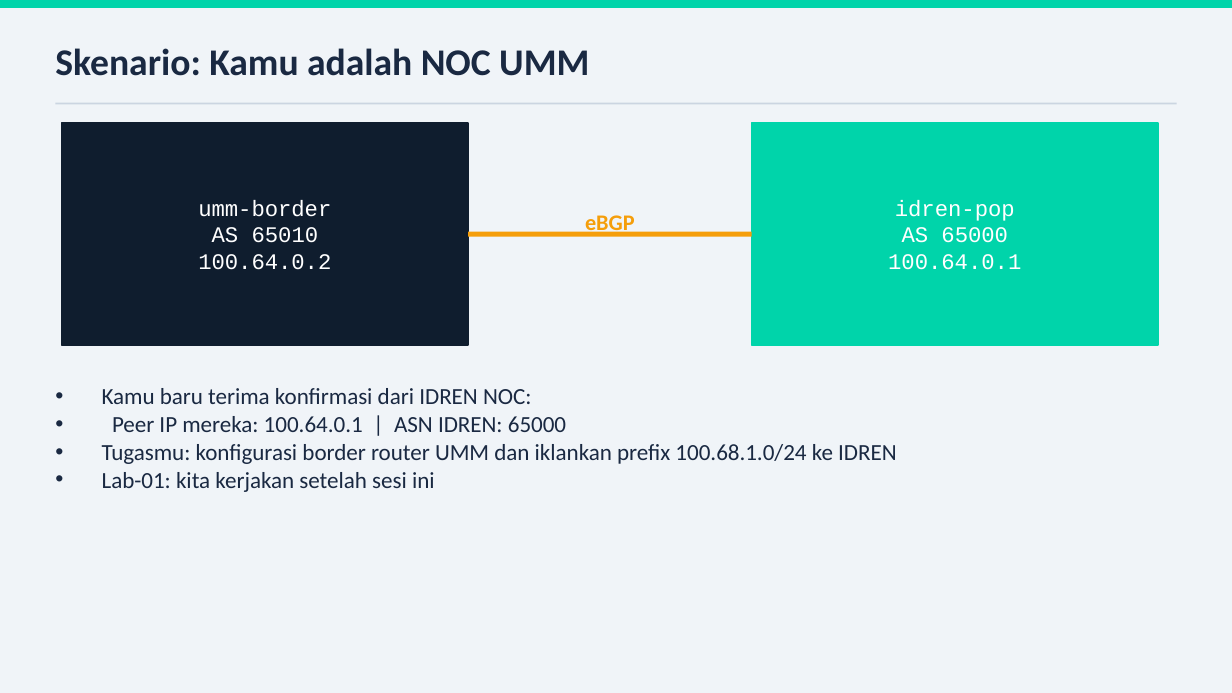
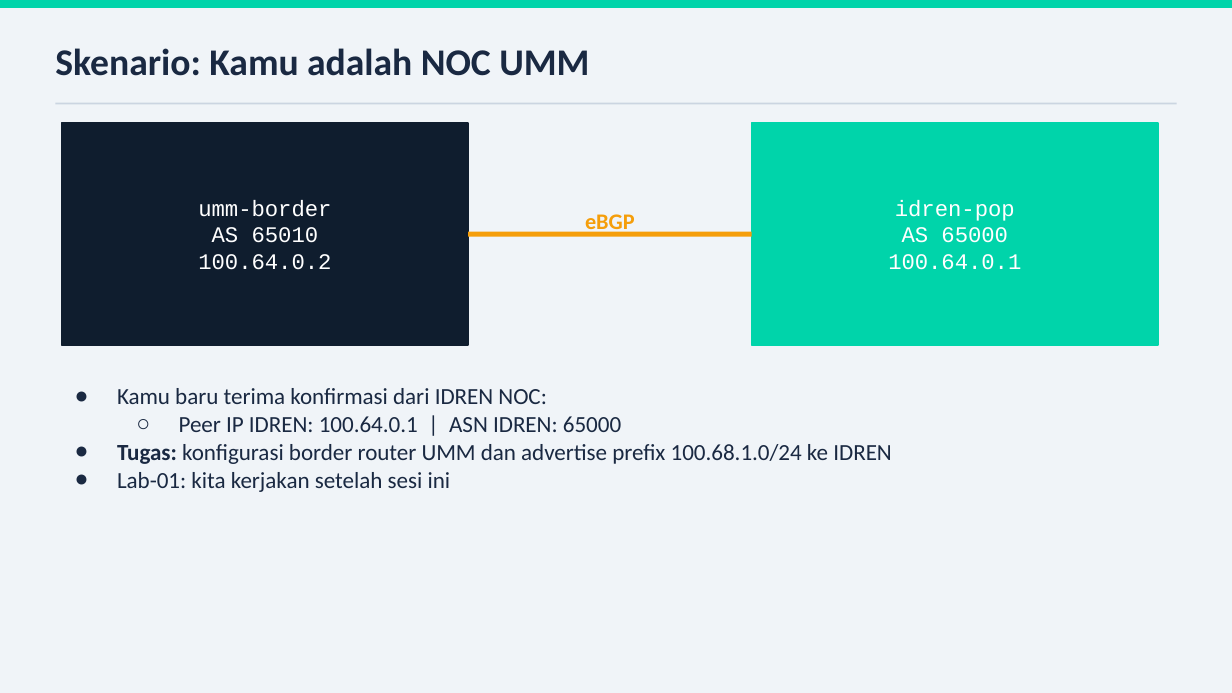
Before and after one commit to indi9o/bgp-workshop-labs, a slide deck: slide 22 of hari1/BGP-Workshop-Hari1.pptx. Drawn at 1232x693 pixels with LibreOffice and Linux fonts; fonts in the diff are those of the drawing. Boxes give left, top, right and bottom in pixels: in the first picture for what was removed or moved away, otherwise in the second. Text is boxed around its words. In the diff, an @@ line names an element or a change of style, - is before the commit and + after.

```diff
--- a/hari1/BGP-Workshop-Hari1.pptx
+++ b/hari1/BGP-Workshop-Hari1.pptx
@@ text at [117,388,546,492]: bullet • to ● @@
@@ text at [117,416,892,464]: text changed @@
-• Peer IP mereka: 100.64.0.1 | ASN IDREN: 65000
-• Tugasmu: konfigurasi border router UMM dan iklankan prefix 100.68.1.0/24 ke IDREN
+  ○ Peer IP IDREN: 100.64.0.1 | ASN IDREN: 65000
+● Tugas: konfigurasi border router UMM dan advertise prefix 100.68.1.0/24 ke IDREN
```
Also in this commit, not shown: 24 other slides changed, 1 other file.
